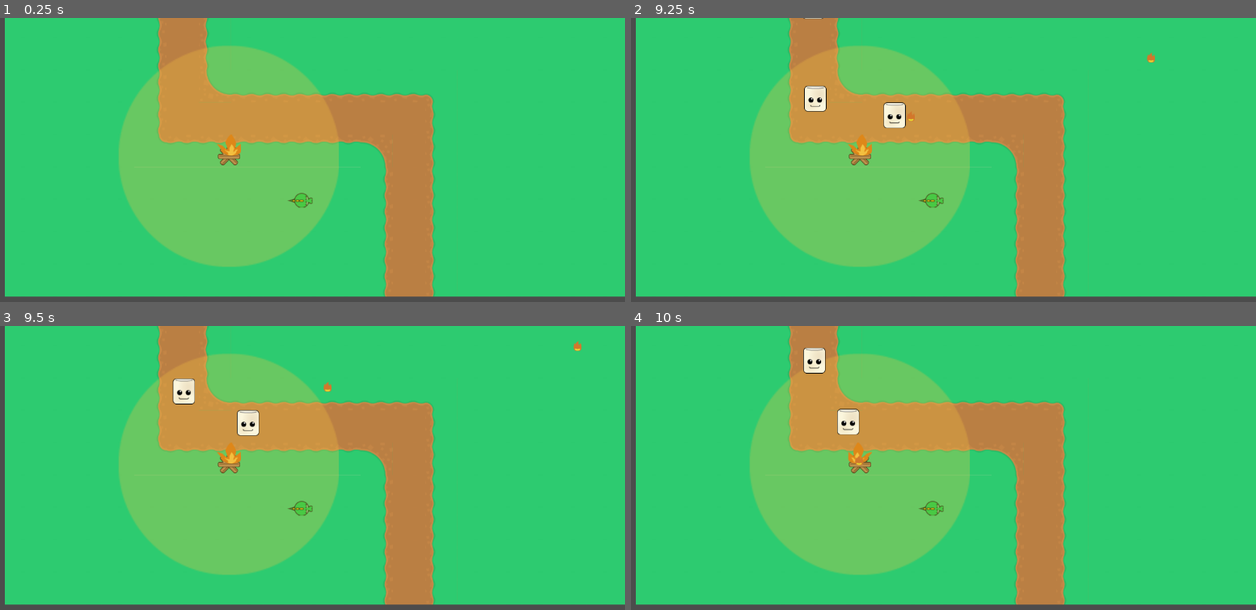
Above: before the commit, frames 1-4 (two rows, left to right).
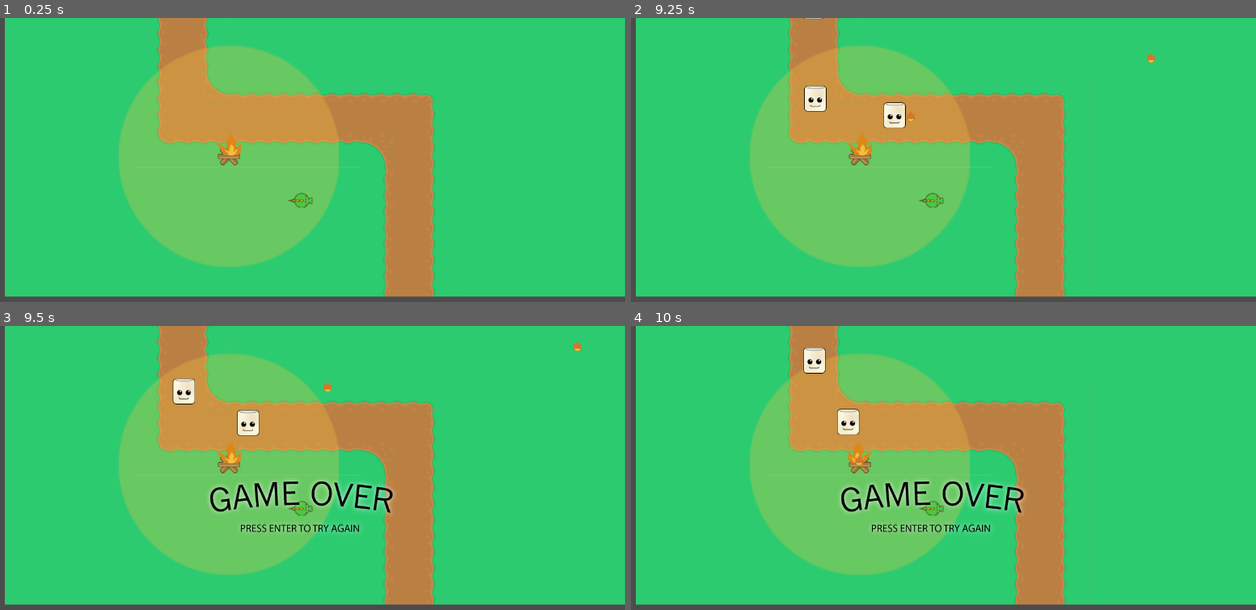
Above: after the commit, the same moments.

Repository: vazquezj/C220_Smores
Game: Godot game, scene res://Main.tscn
Two runs of this game, one before a commit and one after it. Both use one fixed random seed, a clock stepped at 60 frames per second and the inputs below.
Inputs:
- Up to frame 1 (0.25 s): no input
- Up to frame 2 (9.25 s): hold D (player_right) 0.53-1.28 s; hold Space (flame) 0.53-1.28 s; hold S (player_down) 1.28-2.03 s; tap Space (flame) every 1.5 s from 1.35 to 8.85 s; hold D (player_right) 2.03-2.78 s; hold Space (flame) 2.03-2.78 s; hold W (player_up) 2.78-3.53 s; hold Space (flame) 3.53-4.28 s; hold A (player_left) 3.53-5.03 s; hold S (player_down) 5.03-5.78 s; hold Space (flame) 5.03-5.78 s; hold D (player_right) 5.78-6.53 s; hold W (player_up) 6.53-7.28 s; hold Space (flame) 6.53-7.28 s; hold D (player_right) 7.28-8.03 s; hold S (player_down) 8.03-8.78 s; hold Space (flame) 8.03-8.78 s; hold A (player_left) from 8.78 s (still down)
- Up to frame 3 (9.5 s): keep holding A (player_left)
- Up to frame 4 (10 s): release A (player_left) at 9.53 s; hold W (player_up) from 9.53 s (still down); hold Space (flame) from 9.53 s (still down)

Frames 1-2 are identical in both runs. In frame 3, 2.3% of the frame differs, in the area x 33-64%, y 54-73%; in frame 4, 2.3%.
Error before the commit: Parse Error: Indented block expected after declaration of "_on_GrahamCracker_area_entered" function. (res://Cracker.gd:4)
Error after the commit: Invalid set index 'rotation_deg' (on base: 'KinematicBody2D (Player.gd)') with value of type 'int'. (res://Player.gd:12)

Commit message:
11-9-17 Losing Condition working.

Diff:
--- a/Cracker.gd
+++ b/Cracker.gd
@@ -1,3 +1,16 @@
 extends Area2D
 
+var lose = false
+
 func _on_GrahamCracker_area_entered( area ):
+	#print (area.is_in_group("Creep"))
+	#print (area.get_node("MarshmallowFaces").frame)
+	if area.is_in_group("Creep") and area.get_node("MarshmallowFaces").frame == 0:
+		#print("Losing?")
+		$".".lose_condition()
+func lose_condition():
+	#print ("Lose")
+	if lose == false:
+		lose = true
+		$"../LoseScreen".position = $"../Player".global_position
+		$"../LoseScreen".visible = true
--- a/Main.tscn
+++ b/Main.tscn
@@ -3,16 +3,16 @@
 [ext_resource path="res://graphics/environment_tiles.tres" type="TileSet" id=1]
 [ext_resource path="res://Player.gd" type="Script" id=2]
 [ext_resource path="res://graphics/dragon.png" type="Texture" id=3]
-[ext_resource path="res://Graphics/you_win.png" type="Texture" id=4]
-[ext_resource path="res://Graphics/you_lose.png" type="Texture" id=5]
-[ext_resource path="res://graphics/flame.png" type="Texture" id=6]
-[ext_resource path="res://Cracker.gd" type="Script" id=7]
-[ext_resource path="res://Graphics/grahamChoc.png" type="Texture" id=8]
-[ext_resource path="res://Spawn.gd" type="Script" id=9]
-[ext_resource path="res://Graphics/campfireStrip.png" type="Texture" id=10]
-[ext_resource path="res://Campfire.gd" type="Script" id=11]
-[ext_resource path="res://Graphics/campfireFlame.png" type="Texture" id=12]
-[ext_resource path="res://Graphics/campfireRange.png" type="Texture" id=13]
+[ext_resource path="res://graphics/flame.png" type="Texture" id=4]
+[ext_resource path="res://Cracker.gd" type="Script" id=5]
+[ext_resource path="res://Graphics/grahamChoc.png" type="Texture" id=6]
+[ext_resource path="res://Spawn.gd" type="Script" id=7]
+[ext_resource path="res://Graphics/campfireStrip.png" type="Texture" id=8]
+[ext_resource path="res://Campfire.gd" type="Script" id=9]
+[ext_resource path="res://Graphics/campfireFlame.png" type="Texture" id=10]
+[ext_resource path="res://Graphics/campfireRange.png" type="Texture" id=11]
+[ext_resource path="res://Graphics/you_lose.png" type="Texture" id=12]
+[ext_resource path="res://Graphics/you_win.png" type="Texture" id=13]
 
 [sub_resource type="CircleShape2D" id=1]
 
@@ -97,6 +97,7 @@
 
 [node name="Player" type="KinematicBody2D" parent="."]
 
+editor/display_folded = true
 position = Vector2( 587.148, 577.394 )
 input_pickable = false
 collision_layer = 1
@@ -141,18 +142,6 @@
 editor_draw_limits = false
 editor_draw_drag_margin = false
 
-[node name="WinScreen" type="Sprite" parent="Player/Camera2D"]
-
-visible = false
-texture = ExtResource( 4 )
-_sections_unfolded = [ "Transform" ]
-
-[node name="LoseScreen" type="Sprite" parent="Player/Camera2D"]
-
-visible = false
-texture = ExtResource( 5 )
-_sections_unfolded = [ "Transform" ]
-
 [node name="Flame" type="Area2D" parent="Player" groups=[
 "Fire",
 ]]
@@ -187,6 +176,7 @@
 "Cracker",
 ]]
 
+editor/display_folded = true
 position = Vector2( 352.014, 55.7142 )
 input_pickable = true
 gravity_vec = Vector2( 0, 1 )
@@ -287,6 +277,20 @@
 one_shot = false
 autostart = true
 
+[node name="LoseScreen" type="Sprite" parent="."]
+
+visible = false
+position = Vector2( -234.352, 129.714 )
+texture = ExtResource( 12 )
+_sections_unfolded = [ "Transform" ]
+
+[node name="WinScreen" type="Sprite" parent="."]
+
+visible = false
+position = Vector2( -351.925, 366.366 )
+texture = ExtResource( 13 )
+_sections_unfolded = [ "Transform" ]
+
 [connection signal="area_entered" from="GrahamCracker" to="GrahamCracker" method="_on_GrahamCracker_area_entered"]
 
 [connection signal="timeout" from="campfireStrip/Timer" to="campfireStrip" method="_on_Timer_timeout"]
Not shown: 6 places in Main.tscn that only renumber resources
